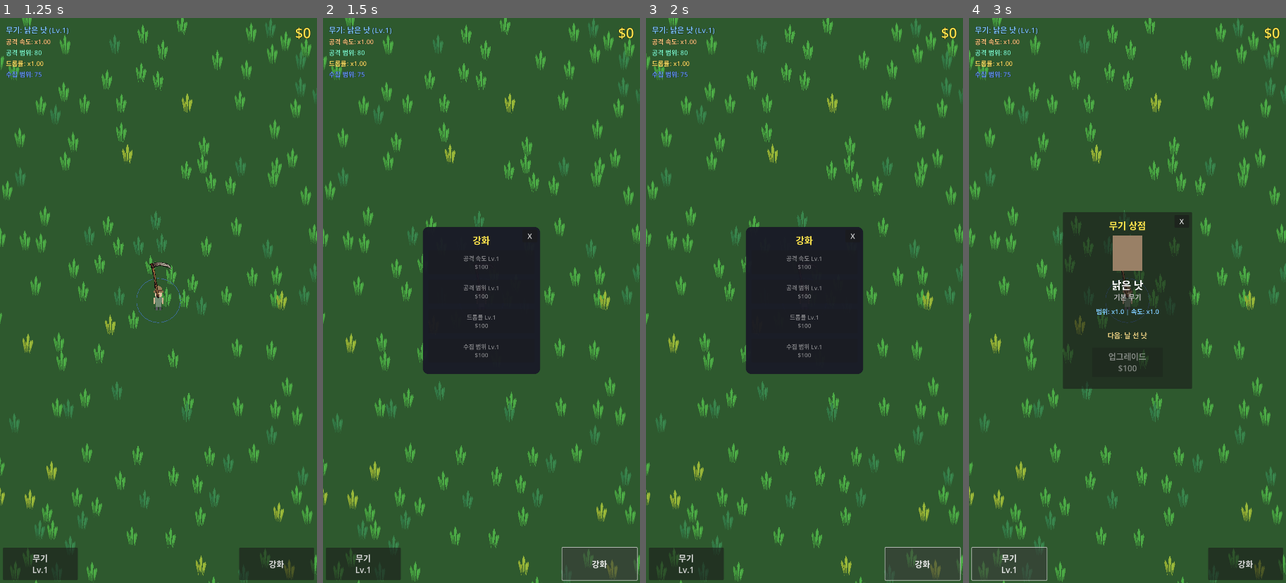
Above: before the commit, frames 1-4 (left to right).
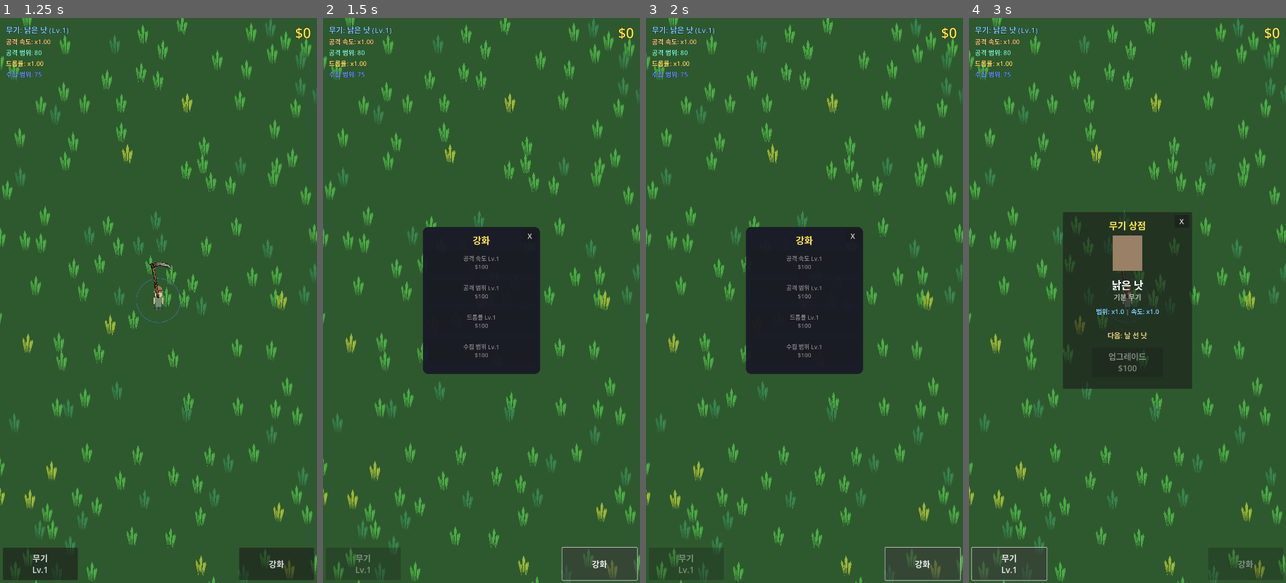
Above: after the commit, the same moments.

Repository: yellyB/game-kill_grass
Game: Godot game, scene res://scenes/ui/main_menu.tscn
Same seed, same stepped clock (60 frames per second), same inputs: the game is played once before the commit and once after it.
Inputs:
- Up to frame 1 (1.25 s): click "PLAY" at 0.5 s
- Up to frame 2 (1.5 s): click "강화" at 1.25 s
- Up to frame 3 (2 s): no input
- Up to frame 4 (3 s): click "X" at 2 s; click "무기 Lv.1" at 2.75 s

Frame 1 is identical in both runs. In frame 2, 0.2% of the frame differs, in the area x 3-24%, y 93-100%; in frame 3, 0.2%; in frame 4, 0.2%.

Commit message:
Prevent overlapping panel button clicks
- Add mutual exclusion for 무기 and 강화 panels
- When one panel is open, disable the other's toggle button
- Use signals to communicate panel state between components

Co-Authored-By: Claude Opus 4.5 <noreply@anthropic.com>

Diff:
--- a/scripts/main.gd
+++ b/scripts/main.gd
@@ -3,11 +3,19 @@
 @onready var world_root: Node2D = $WorldRoot
 @onready var player: CharacterBody2D = $Player
 @onready var camera: Camera2D = $Player/GameCamera
+@onready var upgrade_panel: Control = $UpgradePanel/Control
+@onready var weapon_shop: Control = $WeaponShop/Control
 
 func _ready() -> void:
 	SessionManager.start_session()
 	camera.add_to_group("camera")
 
+	# Connect panel signals for mutual exclusion
+	upgrade_panel.panel_opened.connect(weapon_shop._on_other_panel_opened)
+	upgrade_panel.panel_closed.connect(weapon_shop._on_other_panel_closed)
+	weapon_shop.panel_opened.connect(upgrade_panel._on_other_panel_opened)
+	weapon_shop.panel_closed.connect(upgrade_panel._on_other_panel_closed)
+
 func _notification(what: int) -> void:
 	if what == NOTIFICATION_WM_GO_BACK_REQUEST:
 		# Android back button
--- a/scripts/upgrade_panel.gd
+++ b/scripts/upgrade_panel.gd
@@ -1,4 +1,7 @@
 extends Control
+
+signal panel_opened
+signal panel_closed
 
 @onready var panel: Panel = $Panel
 @onready var attack_speed_btn: Button = $Panel/VBoxContainer/AttackSpeedBtn
@@ -29,10 +32,20 @@
 	panel.visible = is_open
 	if is_open:
 		update_button_texts()
+		panel_opened.emit()
+	else:
+		panel_closed.emit()
 
 func _on_close_pressed() -> void:
 	is_open = false
 	panel.visible = false
+	panel_closed.emit()
+
+func _on_other_panel_opened() -> void:
+	toggle_btn.disabled = true
+
+func _on_other_panel_closed() -> void:
+	toggle_btn.disabled = false
 
 func _on_attack_speed_pressed() -> void:
 	GameManager.purchase_upgrade("attack_speed")
--- a/scripts/weapon_shop.gd
+++ b/scripts/weapon_shop.gd
@@ -1,4 +1,7 @@
 extends Control
+
+signal panel_opened
+signal panel_closed
 
 @onready var panel: Panel = $Panel
 @onready var toggle_btn: Button = $ToggleBtn
@@ -28,10 +31,20 @@
 	panel.visible = is_open
 	if is_open:
 		update_display()
+		panel_opened.emit()
+	else:
+		panel_closed.emit()
 
 func _on_close_pressed() -> void:
 	is_open = false
 	panel.visible = false
+	panel_closed.emit()
+
+func _on_other_panel_opened() -> void:
+	toggle_btn.disabled = true
+
+func _on_other_panel_closed() -> void:
+	toggle_btn.disabled = false
 
 func _on_upgrade_pressed() -> void:
 	if WeaponManager.purchase_next_weapon():
